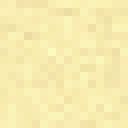
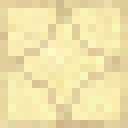
Layers edited between the first and the second w=128, h=128 image:
added layer "Layer 5" (53%) above "Layer 6" over (0, 0, 128, 128)
added layer "Layer 6" (soft light, 46%) above "Layer 4" over (0, 0, 120, 128)
